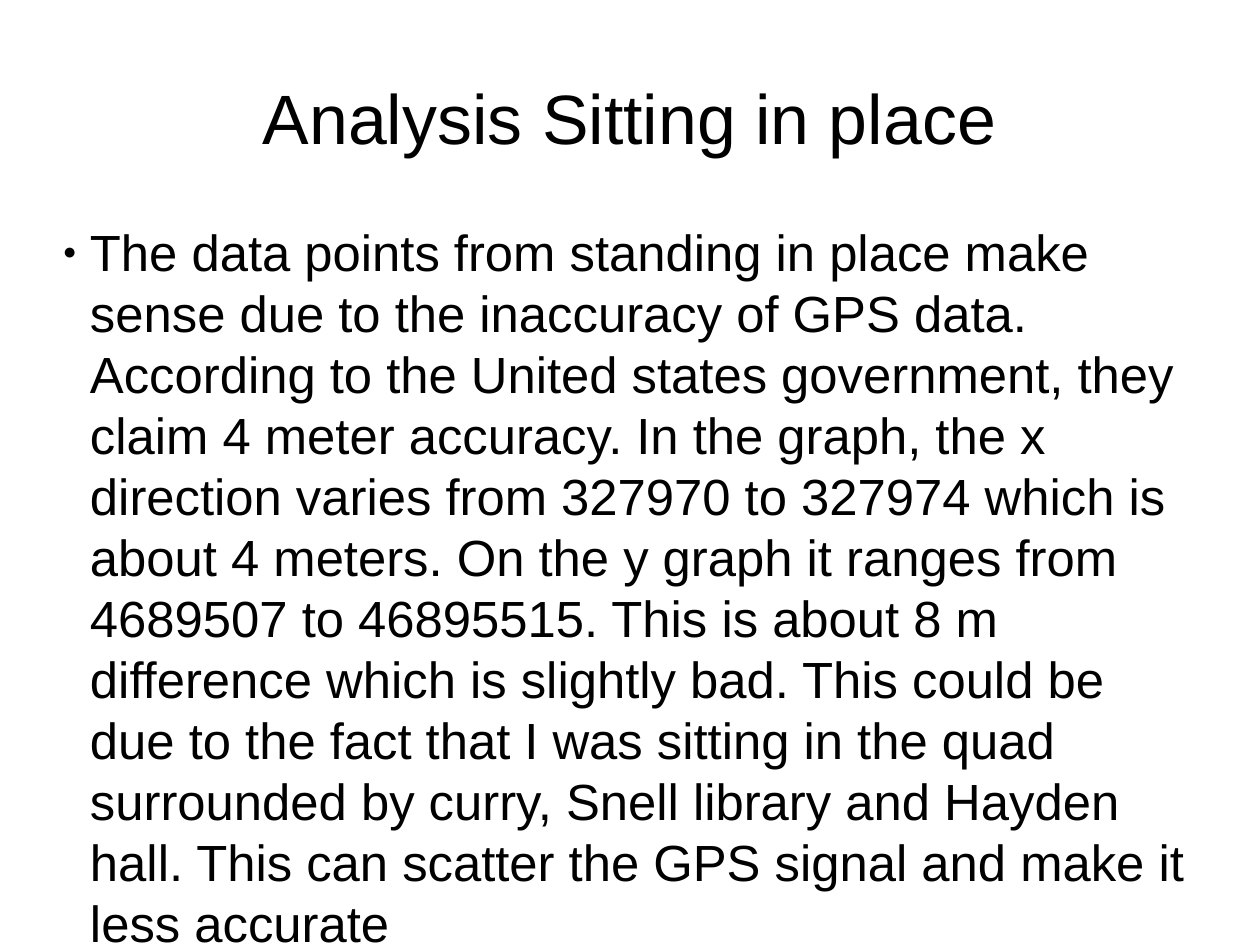
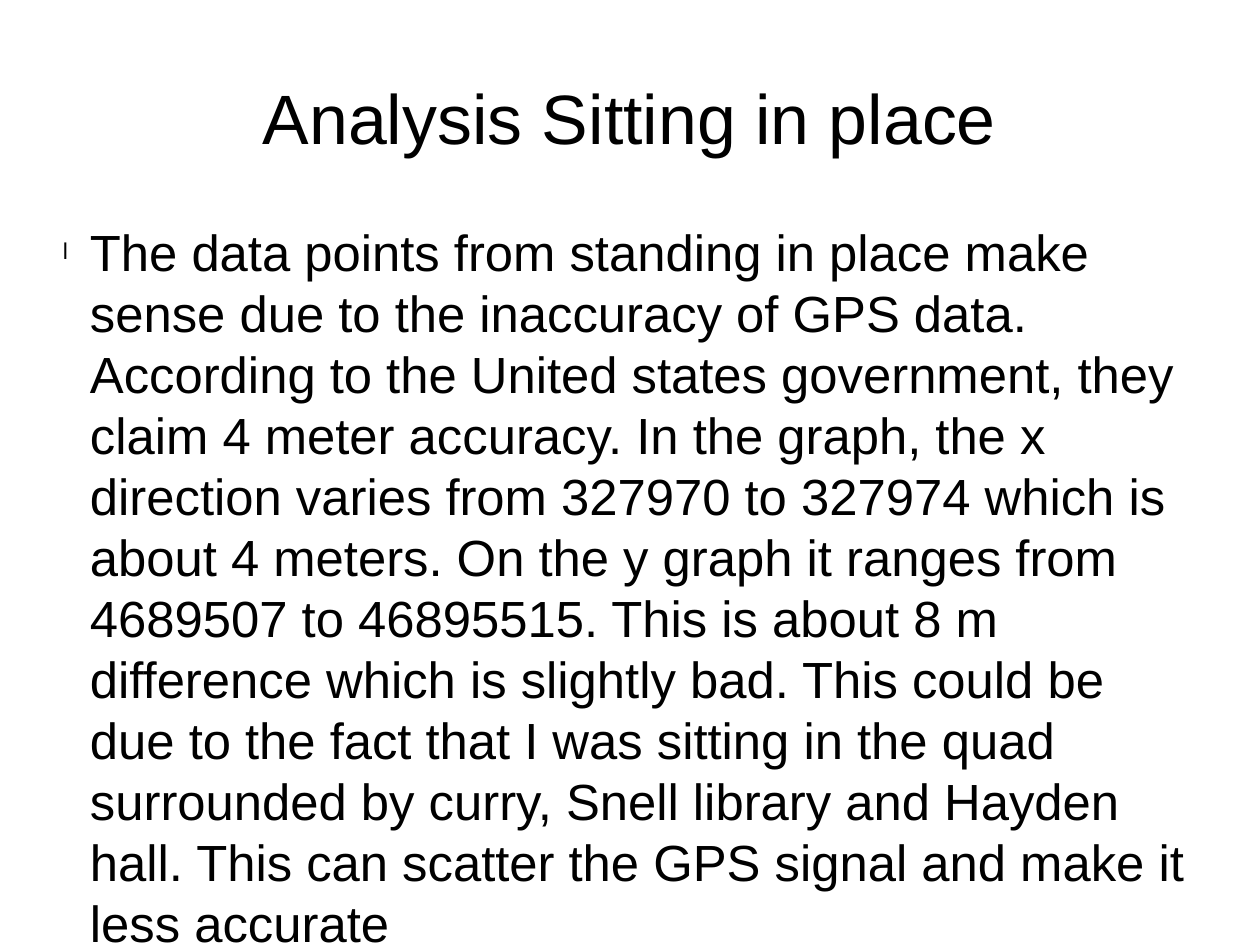
Before and after one commit to dtbinh/Robotics-EECE-5698, a slide deck: slide 4 of homework3/Homework3.pptx. Drawn at 1260x945 pixels with LibreOffice and Linux fonts; fonts in the diff are those of the drawing. Boxes give left, top, right and bottom in pixels: in the first picture for what was removed or moved away, otherwise in the second. Text is boxed around its words. In the diff, an @@ line names an element or a change of style, - is before the commit and + after.

Commit message:
Fix to powerpoint

```diff
--- a/homework3/Homework3.pptx
+++ b/homework3/Homework3.pptx
@@ text "The data points from standing ..." at <box>90,234,1184,943</box>: bullet ● to l @@
```
Also in this commit, not shown: 4 other slides changed, 2 other files.
